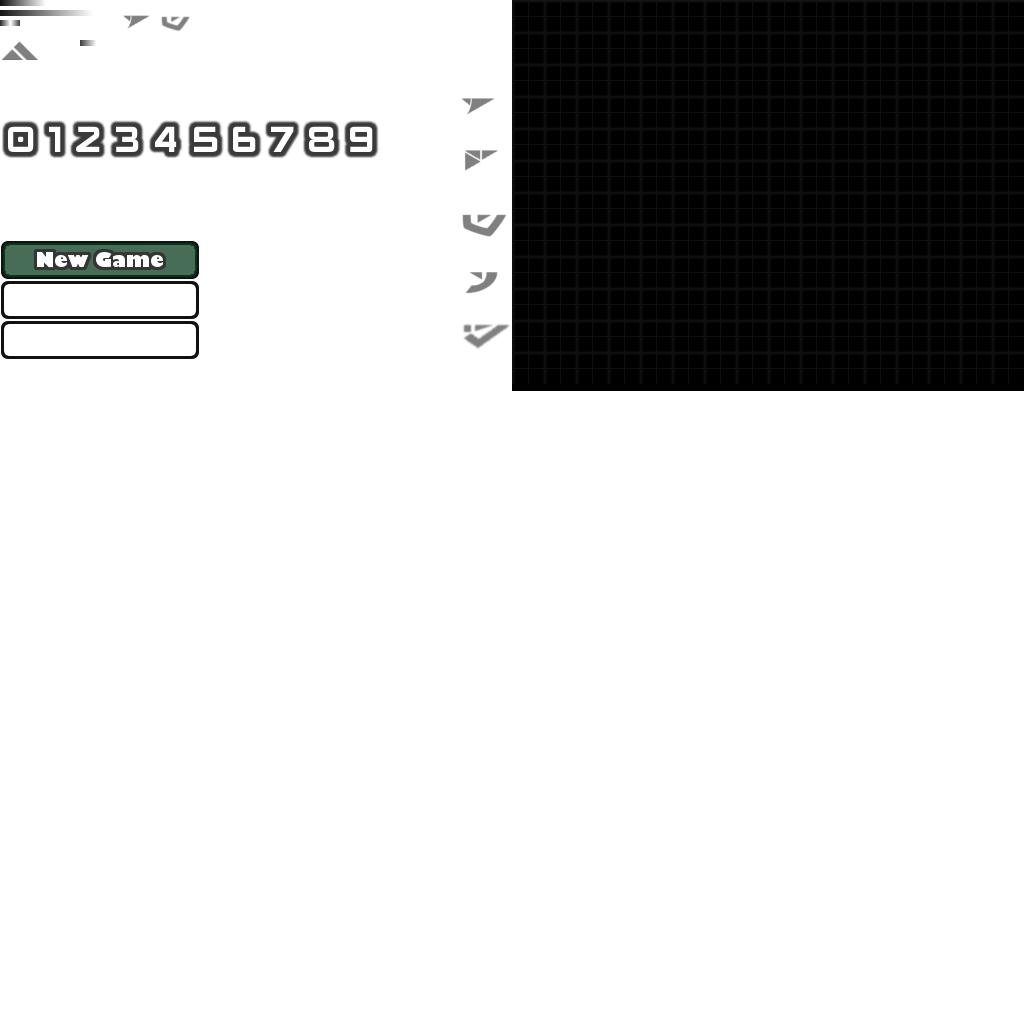
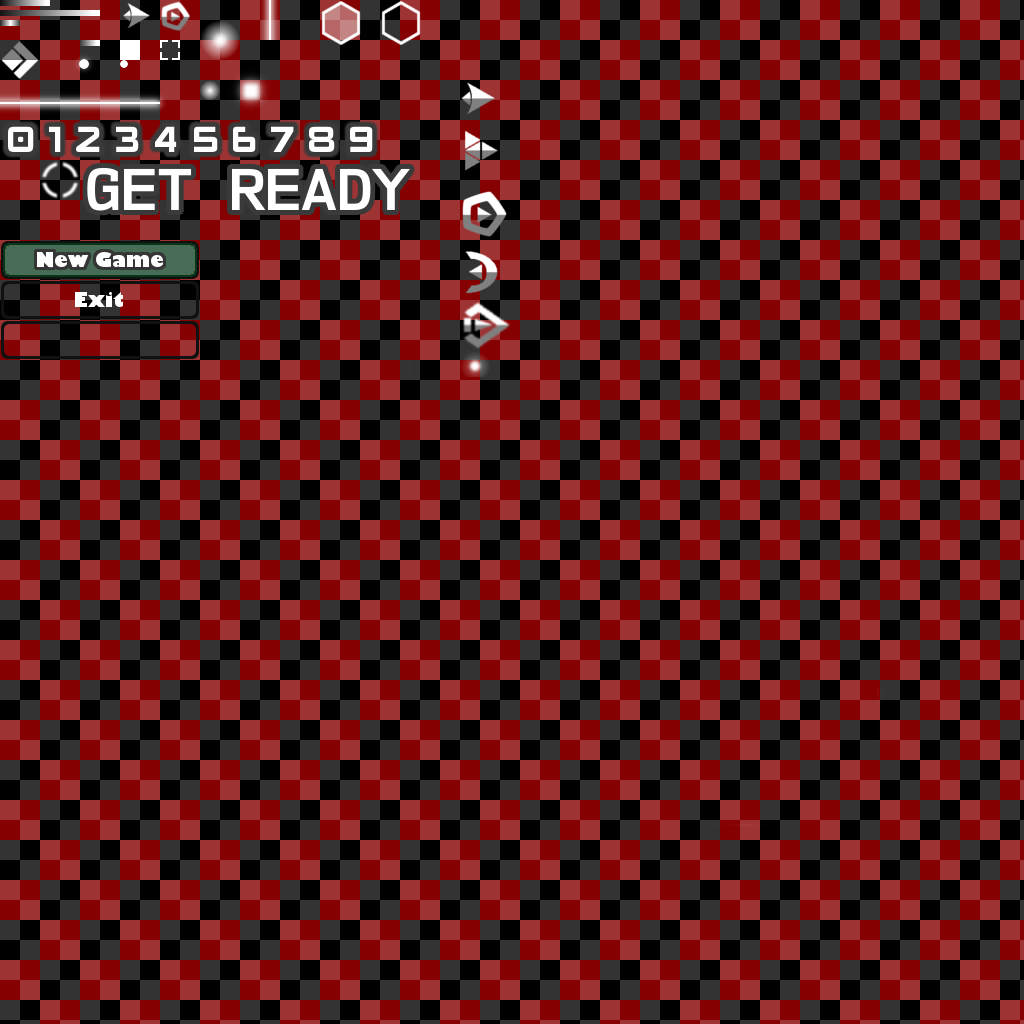
Two versions of the same layered image (1024 × 1024). Layer-by-layer changes:
removed layer "Ebene #2" (was 8%) over [510, 0, 1024, 386]
removed layer "Ebene" (was 6%) over [514, 2, 1024, 384]
added layer "Ebene #14" above "Ebene #15" over [82, 1, 421, 216]
added layer "Ebene #15" (40%) above "Ebene #13" over [324, 4, 358, 42]
painted on "Ebene #24" over [512, 0, 1024, 391]
showed "Ebene #17" over [0, 0, 1024, 1024]
